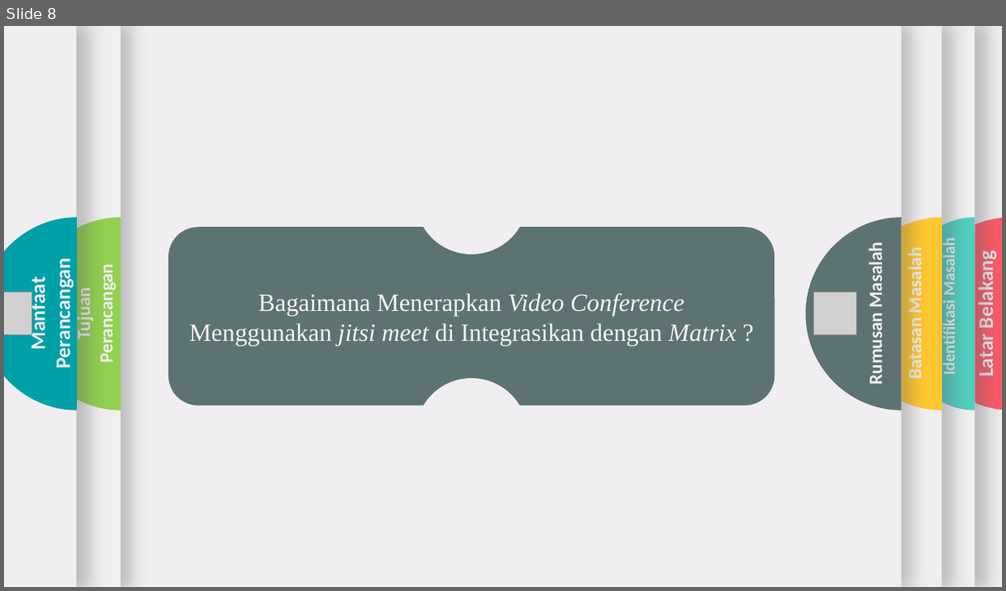
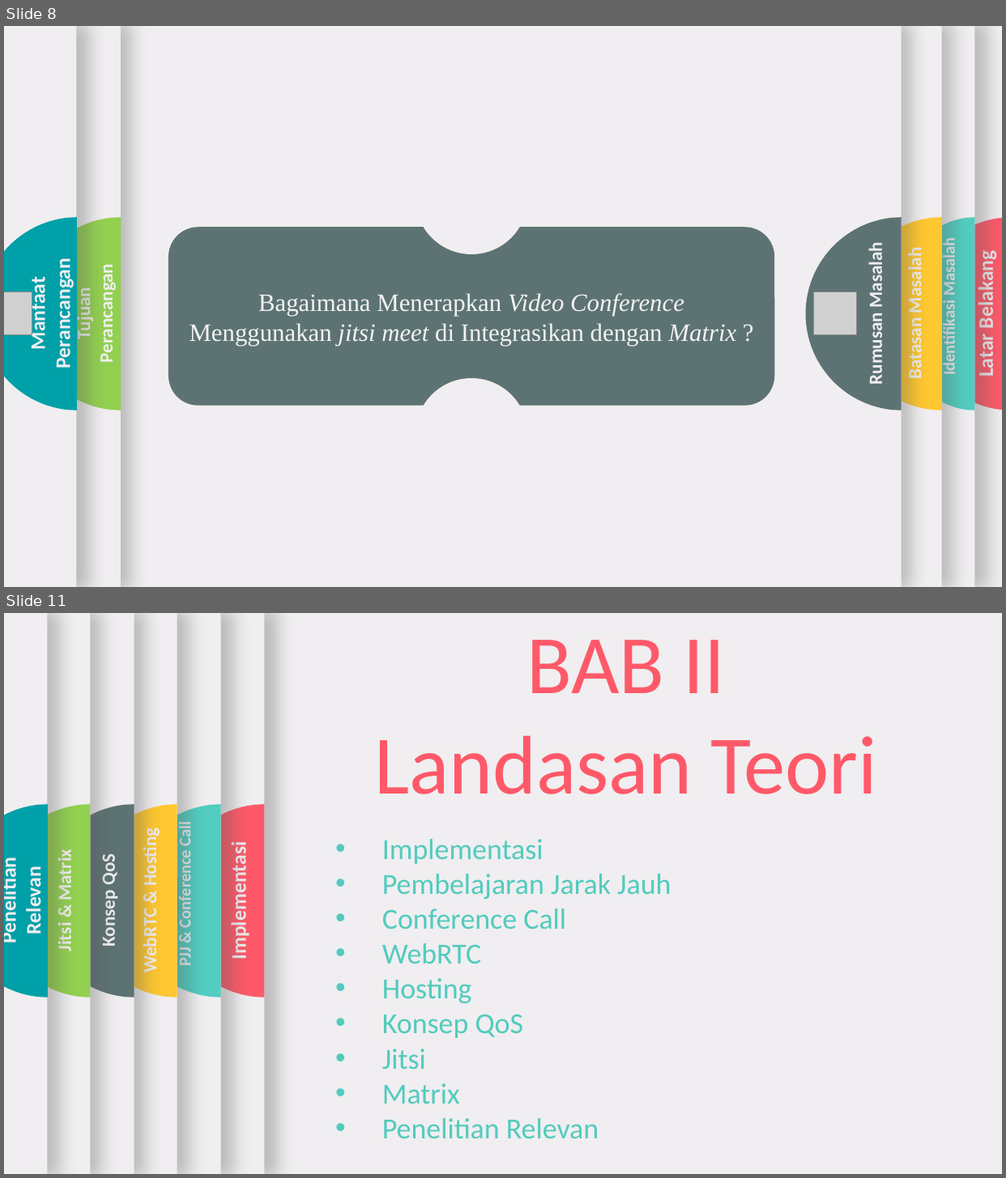
Before and after one commit to triadmoko/skripsi, a slide deck: Sempro/Sempro .pptx. Shown one above the other, each under a label of ours: slide 8 before the commit, slides 8 and 11 after it; the slides between them are not shown. The pictures are 1006x591 and 1006x1178 pixels, drawn with LibreOffice and Linux fonts; fonts in the diff are those of the drawing; grey boxes stand for pictures; background and template pictures are left out. Boxes give left, top, right and bottom in pixels: in the first picture for what was removed or moved away, otherwise in the second. Text is boxed around its words. In the diff, an @@ line names an element or a change of style, - is before the commit and + after.

```diff
--- a/Sempro/Sempro .pptx
+++ b/Sempro/Sempro .pptx
@@ slide 11 added at bbox=[4, 613, 1002, 1174], background #F0EEF0 @@
@@ rectangle added at bbox=[4, 613, 177, 1174], fill #F0EEF0 @@
@@ rectangle added at bbox=[4, 613, 134, 1174], fill #F0EEF0 @@
@@ rectangle added at bbox=[4, 613, 91, 1174], fill #F0EEF0 @@
@@ rectangle added at bbox=[4, 613, 48, 1174], fill #F0EEF0 @@
@@ text added at bbox=[374, 640, 877, 794], 80 pt, text #FF5969 @@
+BAB II
+Landasan Teori
@@ freeform shape added at bbox=[4, 805, 90, 998], fill #92D050 @@
@@ freeform shape added at bbox=[4, 805, 48, 998], fill #00A0A8 @@
@@ freeform shape added at bbox=[39, 805, 134, 998], fill #5D7373 @@
@@ freeform shape added at bbox=[81, 805, 177, 998], fill #FFC730 @@
@@ text added at bbox=[53, 854, 76, 951], 18 pt, text #F0EEF0, bold @@
+Jitsi & Matrix
@@ text added at bbox=[138, 833, 161, 972], 18 pt, text #F0EEF0, bold @@
+WebRTC & Hosting
@@ text added at bbox=[382, 839, 671, 1139], 28 pt, text #52CBBE @@
+• Implementasi
+• Pembelajaran Jarak Jauh
+• Conference Call
+• WebRTC
+• Hosting
+• Konsep QoS
+• Jitsi
+• Matrix
+• Penelitian Relevan
@@ text added at bbox=[4, 865, 46, 941], 20 pt, text #F0EEF0, bold @@
+Penelitian Relevan
@@ text added at bbox=[97, 857, 120, 945], 18 pt, text #F0EEF0, bold @@
+Konsep QoS
@@ group added at bbox=[4, 613, 221, 1174]: 1 rectangle, 1 freeform shape, 1 text, 1 picture @@
+PJJ & Conference Call
@@ group added at bbox=[4, 613, 265, 1174]: 1 rectangle, 1 freeform shape, 1 text, 1 picture @@
+Implementasi
```
Also in this commit, not shown: 3 slides changed, 13 other slides added, 11 slides removed, 1 other file.
